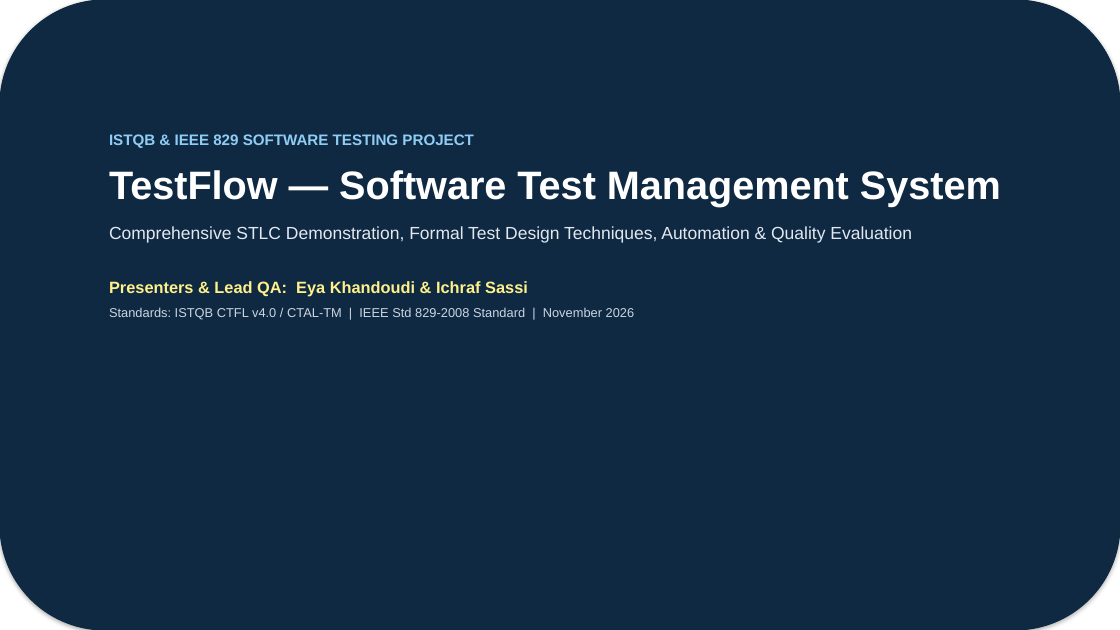
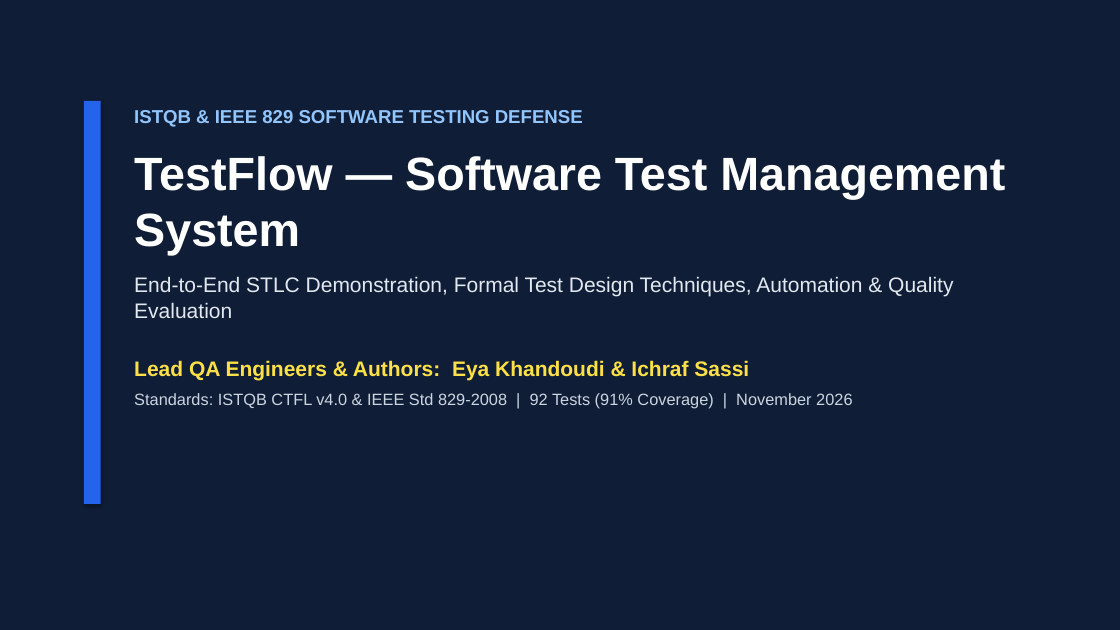
Before and after one commit to eya-khandoudi/TestFlow-ISTQB, a slide deck: slide 1 of docs/TestFlow_ISTQB_Presentation.pptx. Drawn at 1120x630 pixels with LibreOffice and Linux fonts; fonts in the diff are those of the drawing. Boxes give left, top, right and bottom in pixels: in the first picture for what was removed or moved away, otherwise in the second. Text is boxed around its words. In the diff, an @@ line names an element or a change of style, - is before the commit and + after.

Commit message:
Enhance TestFlow presentation with modern 16:9 design and large readable typography

```diff
--- a/docs/TestFlow_ISTQB_Presentation.pptx
+++ b/docs/TestFlow_ISTQB_Presentation.pptx
@@ rectangle at (x1=0, y1=0, x2=1120, y2=630): rounded rectangle to rectangle; fill #0F2942 to #0F1E36; outline #0F2942 1 pt to none @@
@@ rectangle added at (x1=84, y1=101, x2=101, y2=504), fill #2563EB @@
@@ text "ISTQB & IEEE 829 SOFTWARE ..." moved from (x1=109, y1=134, x2=1001, y2=319) to (x1=134, y1=110, x2=1005, y2=409) @@
@@ text at (x1=134, y1=110, x2=583, y2=127): text changed; size 13 to 16 pt; text colour #90CDF4 to #93C5FD @@
-ISTQB & IEEE 829 SOFTWARE TESTING PROJECT
+ISTQB & IEEE 829 SOFTWARE TESTING DEFENSE
@@ text at (x1=134, y1=156, x2=1005, y2=255): size 34 to 40 pt in "TestFlow — Software Test Management System"; more space between paragraphs @@
@@ text at (x1=134, y1=276, x2=953, y2=409): text changed; size 15 to 18 pt @@
-Comprehensive STLC Demonstration, Formal Test Design Techniques, Automation & Quality Evaluation
-Presenters & Lead QA: Eya Khandoudi & Ichraf Sassi
-Standards: ISTQB CTFL v4.0 / CTAL-TM | IEEE Std 829-2008 Standard | November 2026
+End-to-End STLC Demonstration, Formal Test Design Techniques, Automation & Quality Evaluation
+Lead QA Engineers & Authors: Eya Khandoudi & Ichraf Sassi
+Standards: ISTQB CTFL v4.0 & IEEE Std 829-2008 | 92 Tests (91% Coverage) | November 2026
```
Also in this commit, not shown: 12 other slides changed, 2 other files.
